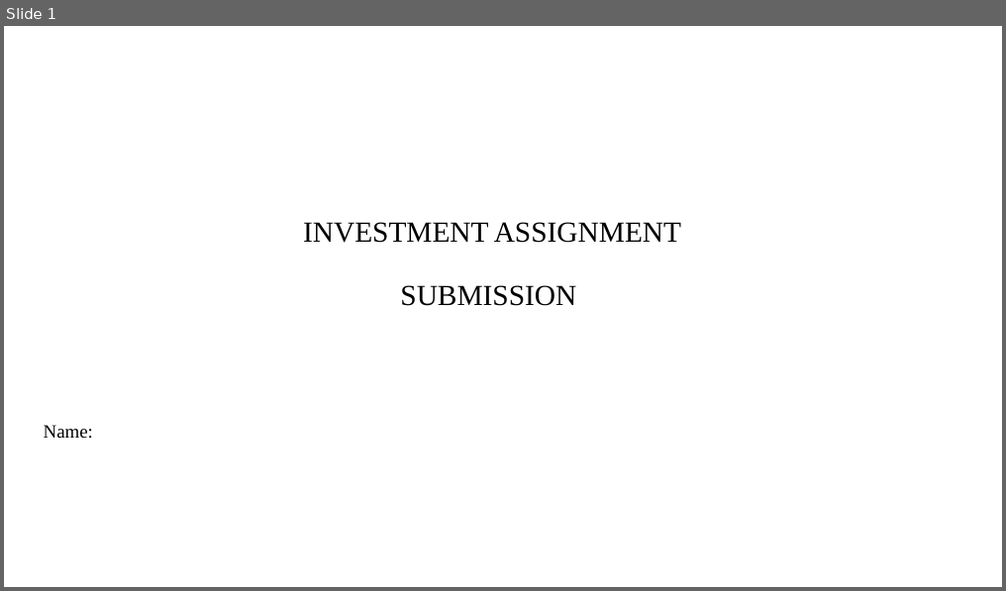
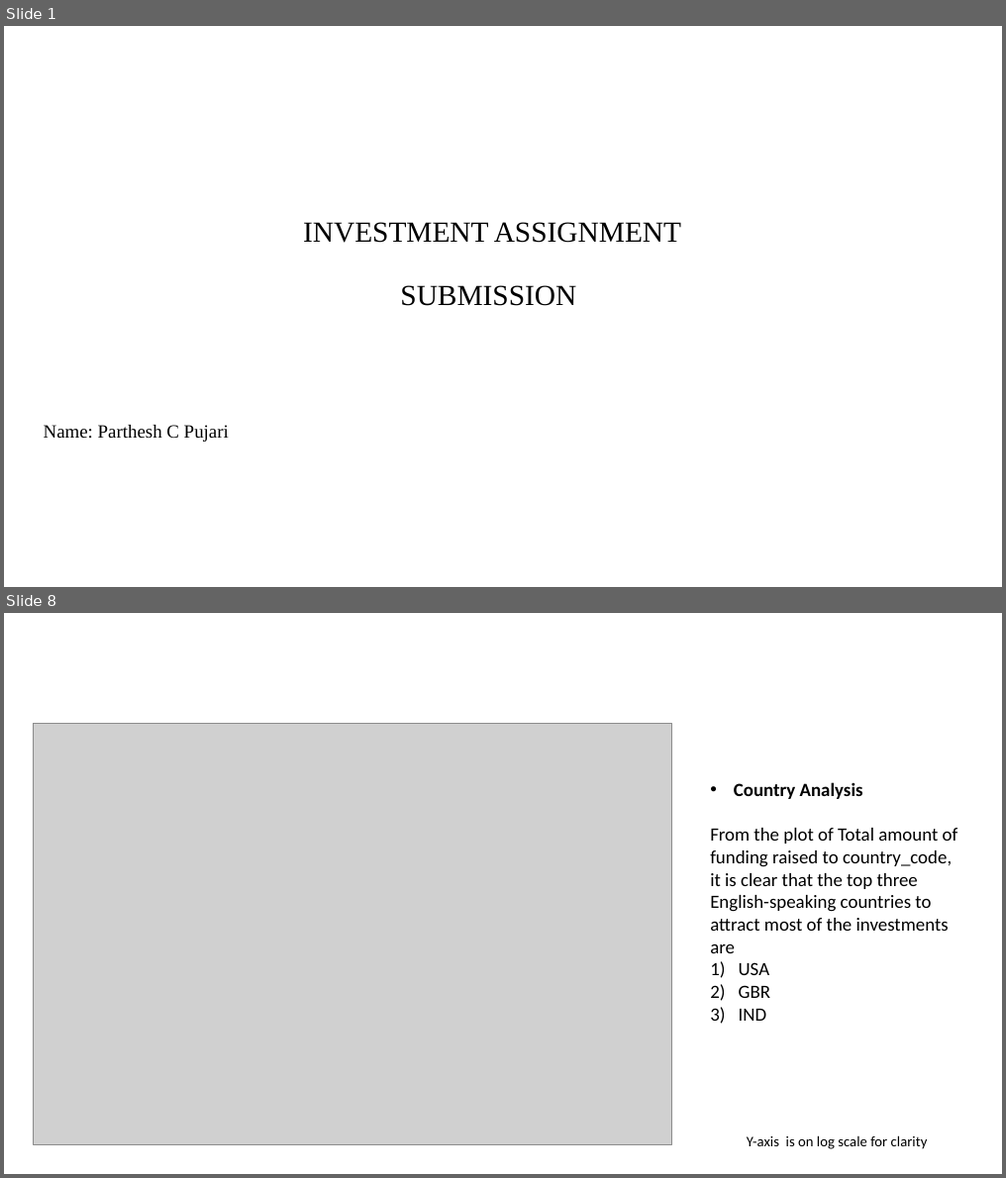
Before and after one commit to PCP4Dev/AI, a slide deck: InvestmentAssignment/INVEST.pptx. Shown one above the other, each under a label of ours: slide 1 before the commit, slides 1 and 8 after it; the slides between them are not shown. The pictures are 1006x591 and 1006x1178 pixels, drawn with LibreOffice and Linux fonts; fonts in the diff are those of the drawing; grey boxes stand for pictures; background and template pictures are left out. Boxes give left, top, right and bottom in pixels: in the first picture for what was removed or moved away, otherwise in the second. Text is boxed around its words. In the diff, an @@ line names an element or a change of style, - is before the commit and + after.

```diff
--- a/InvestmentAssignment/INVEST.pptx
+++ b/InvestmentAssignment/INVEST.pptx
@@ slide 8 added at box(4, 613, 1002, 1174), background #FFFFFF @@
@@ picture added at box(33, 723, 672, 1145) @@
@@ text added at box(710, 782, 958, 1150), 18 pt, text #000000 @@
+• Country Analysis
+From the plot of Total amount of funding raised to country_code, it is clear that the top three English-speaking countries to attract most of the investments are
+1) USA
+2) GBR
+3) IND
+Y-axis is on log scale for clarity
@@ slide 1 changed as well @@
@@ subtitle at box(44, 425, 229, 442): text changed @@
-Name:
+Name: Parthesh C Pujari
```
Also in this commit, not shown: 3 other slides changed, 5 other slides added, 6 slides removed, 2 other files.
